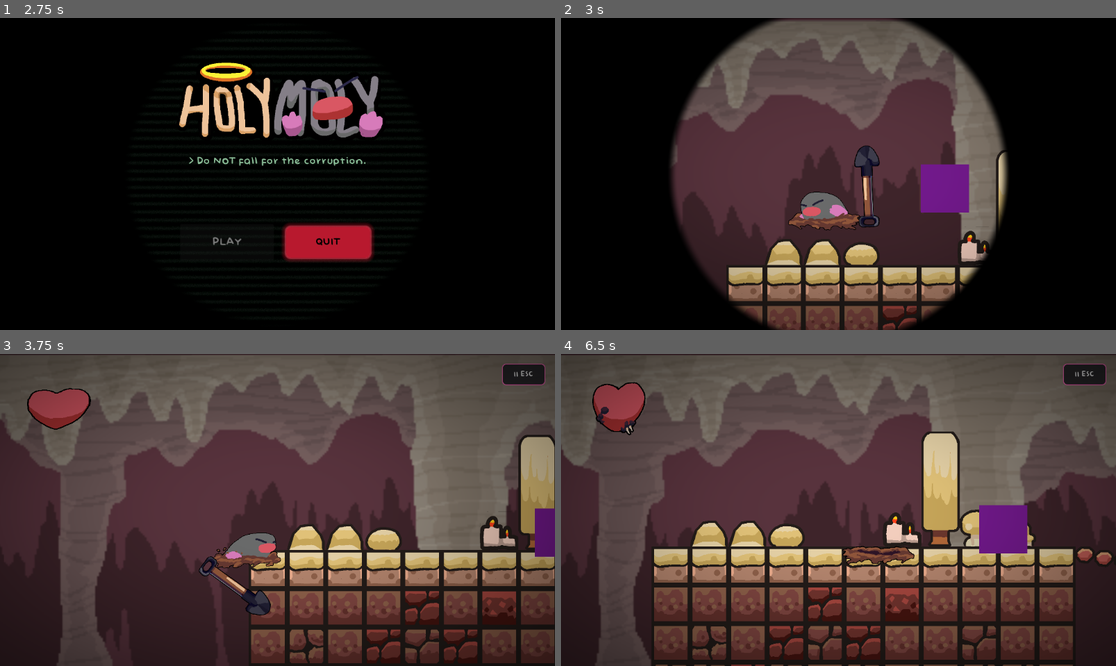
Above: before the commit, frames 1-4 (two rows, left to right).
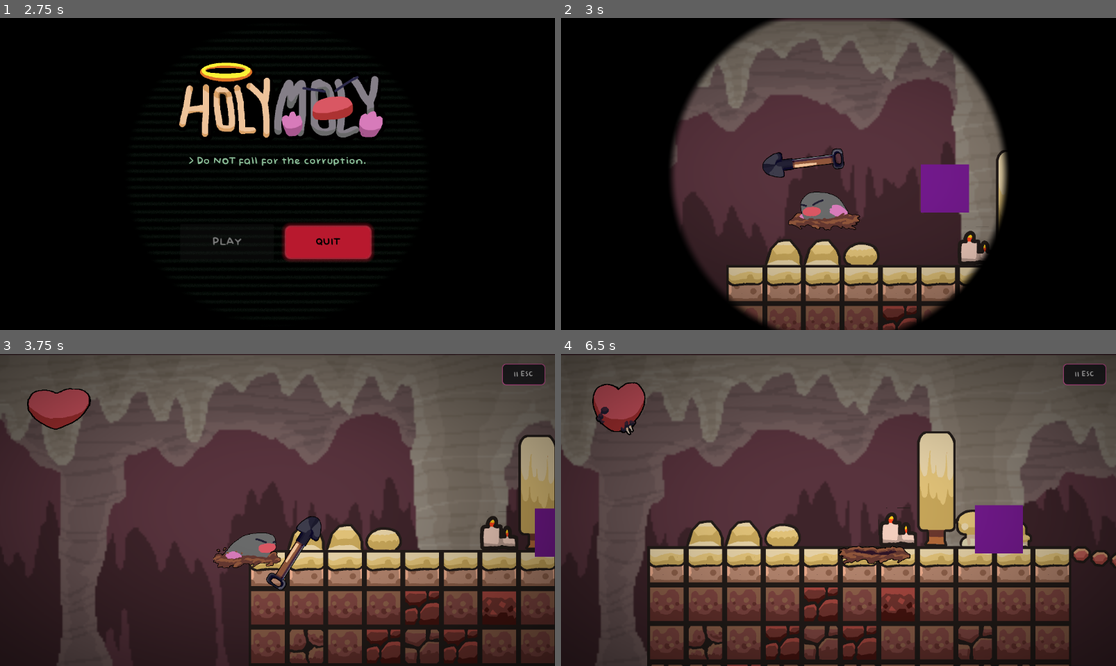
Above: after the commit, the same moments.

Repository: Geofoods/Holy-Moly
Game: Godot game, scene res://scenes/intro.tscn
Same seed, same stepped clock (60 frames per second), same inputs: the game is played once before the commit and once after it.
Inputs (mouse positions are in pixels of both pictures, inside the frame that each line leads up to):
- Up to frame 1 (2.75 s): tap Enter (ui_accept) at 0.5, 0.77, 1.52 s; move the mouse to (399, 158) at 0.52 s; hold Right (ui_right) 0.53-2 s; tap Alt at 0.6 s; click (399, 158) at 0.67 s; move the mouse to (166, 189) at 1.27 s; tap Shift at 1.35 s; click (166, 189) at 1.42 s; click "PLAY" at 2 s
- Up to frame 2 (3 s): move the mouse to (894, 105) at 2.77 s; hold Left (ui_left) from 2.78 s (still down); tap Alt at 2.85 s; click (894, 105) at 2.92 s
- Up to frame 3 (3.75 s): move the mouse to (249, 572) at 3.52 s; release Left (ui_left) at 3.53 s; hold Right (ui_right) from 3.53 s (still down); tap Alt at 3.6 s; click (249, 572) at 3.67 s
- Up to frame 4 (6.5 s): tap Enter (ui_accept) at 3.77, 4.52, 5.27 s; move the mouse to (1005, 556) at 4.27 s; tap Shift (dig_dash) at 4.35, 5.85 s; click (1005, 556) at 4.42 s; move the mouse to (672, 463) at 5.02 s; release Right (ui_right) at 5.03 s; hold Left (ui_left) 5.03-5.78 s; tap Alt at 5.1 s; click (672, 463) at 5.17 s; move the mouse to (866, 510) at 5.77 s; hold Right (ui_right) from 5.78 s (still down); click (866, 510) at 5.92 s

Frame 1 is identical in both runs. In frame 2, 1.2% of the frame differs, in the area x 36-58%, y 40-68%; in frame 3, 1.2%; in frame 4, 11%, in the area x 15-100%, y 24-100%.

Commit message:
screeen shake

Diff:
--- a/scenes/weapon.tscn
+++ b/scenes/weapon.tscn
@@ -21,3 +21,8 @@
 [node name="CollisionShape2D" type="CollisionShape2D" parent="Hitbox" unique_id=1614599316]
 position = Vector2(446, -195)
 shape = SubResource("CircleShape2D_uxn4k")
+
+[node name="Trail" type="Line2D" parent="."]
+z_index = -1
+width = 12.0
+default_color = Color(1, 1, 1, 0.6)
--- a/scripts/bullet.gd
+++ b/scripts/bullet.gd
@@ -17,7 +17,7 @@
 func _on_body_entered(body: Node) -> void:
 	if body.is_in_group("mole"):
 		if body.has_method("take_damage"):
-			body.take_damage(0.5, global_position, true)
+			body.take_damage(0.5, global_position, true, true)
 		queue_free()
 	elif body is StaticBody2D:
 		queue_free()
--- a/scripts/mole.gd
+++ b/scripts/mole.gd
@@ -202,7 +202,7 @@
 		mole_hole_instance.queue_free()
 		mole_hole_instance = null
 
-func take_damage(amount: float, source_position: Vector2 = Vector2.ZERO, has_source: bool = false) -> void:
+func take_damage(amount: float, source_position: Vector2 = Vector2.ZERO, has_source: bool = false, is_projectile: bool = false) -> void:
 	if invulnerable or health <= 0:
 		return
 	health -= amount
@@ -214,10 +214,33 @@
 		if knockback_direction == 0.0:
 			knockback_direction = -1.0 if $AnimatedSprite2D.flip_h else 1.0
 	velocity.x = knockback_direction * KNOCKBACK_X
+	if is_projectile:
+		screen_shake(22.0, 0.4)
+		hit_freeze(0.06)
+	else:
+		screen_shake(12.0, 0.3)
 	get_tree().create_timer(1.0).timeout.connect(_end_invulnerability)
 
 func _end_invulnerability() -> void:
 	invulnerable = false
+
+func hit_freeze(duration: float) -> void:
+	Engine.time_scale = 0.05
+	await get_tree().create_timer(duration * 0.05).timeout
+	Engine.time_scale = 1.0
+
+func screen_shake(intensity: float, duration: float) -> void:
+	var camera := get_node_or_null("Camera2D")
+	if not camera:
+		return
+	var tween := create_tween()
+	var steps := 8
+	var step_time := duration / steps
+	for i in steps:
+		var offset := Vector2(randf_range(-intensity, intensity), randf_range(-intensity, intensity))
+		intensity *= 0.8
+		tween.tween_property(camera, "offset", offset, step_time).set_trans(Tween.TRANS_SINE)
+	tween.tween_property(camera, "offset", Vector2.ZERO, step_time).set_trans(Tween.TRANS_SINE)
 
 func start_dig_dash() -> void:
 	is_digging = true
--- a/scripts/sword.gd
+++ b/scripts/sword.gd
@@ -2,13 +2,32 @@
 
 var is_swinging := false
 const SWING_ARC := 2.4
-const SWING_DURATION := 0.2
+const WINDUP_DURATION := 0.15
+const SWING_DURATION := 0.3
+const WINDUP_PULLBACK := 0.2
 var hit_enemies := []
+
+const TRAIL_LENGTH := 8
+var trail_points: Array[Vector2] = []
+var trail_widths: Array[float] = []
 
 @onready var hitbox: Area2D = $Hitbox
 @onready var sprite: Sprite2D = $Sprite2D
+@onready var trail: Line2D = $Trail
 
-func _process(_delta: float) -> void:
+func _ready() -> void:
+	trail.width = 12.0
+	trail.default_color = Color(1.0, 1.0, 1.0, 0.6)
+	trail.gradient = Gradient.new()
+	trail.gradient.set_color(0, Color(1.0, 1.0, 0.8, 0.8))
+	trail.gradient.set_color(1, Color(1.0, 1.0, 1.0, 0.0))
+	trail.width_curve = Curve.new()
+	trail.width_curve.add_point(Vector2(0.0, 1.0))
+	trail.width_curve.add_point(Vector2(1.0, 0.0))
+
+func _process(delta: float) -> void:
+	_update_trail()
+
 	if is_swinging:
 		return
 	var dir := (get_global_mouse_position() - global_position).normalized()
@@ -23,6 +42,24 @@
 		sprite.rotation_degrees = 45.0
 		hitbox.rotation_degrees = 45.0
 
+func _update_trail() -> void:
+	var tip_offset := 330.0
+	var tip_pos := global_position + Vector2(cos(global_rotation), sin(global_rotation)) * tip_offset
+
+	if is_swinging:
+		trail_points.push_front(tip_pos)
+		if trail_points.size() > TRAIL_LENGTH:
+			trail_points.resize(TRAIL_LENGTH)
+	else:
+		if trail_points.size() > 0:
+			trail_points.pop_back()
+
+	trail.global_rotation = 0.0
+	trail.global_position = Vector2.ZERO
+	trail.clear_points()
+	for point in trail_points:
+		trail.add_point(point)
+
 func _unhandled_input(event: InputEvent) -> void:
 	if event is InputEventMouseButton and event.pressed and event.button_index == MOUSE_BUTTON_LEFT and not is_swinging:
 		swing()
@@ -31,6 +68,7 @@
 	is_swinging = true
 	hitbox.monitoring = true
 	hit_enemies = []
+	trail_points.clear()
 
 	hitbox.area_entered.connect(_on_hitbox_area_entered)
 
@@ -43,9 +81,12 @@
 		start_angle = aim + SWING_ARC / 2.0
 		end_angle = aim - SWING_ARC / 2.0
 
+	var windup_angle := start_angle - (end_angle - start_angle) * WINDUP_PULLBACK
 	rotation = start_angle
+
 	var tween := create_tween()
-	tween.tween_property(self, "rotation", end_angle, SWING_DURATION).set_ease(Tween.EASE_OUT).set_trans(Tween.TRANS_QUAD)
+	tween.tween_property(self, "rotation", windup_angle, WINDUP_DURATION).set_ease(Tween.EASE_OUT).set_trans(Tween.TRANS_SINE)
+	tween.tween_property(self, "rotation", end_angle, SWING_DURATION).set_ease(Tween.EASE_IN_OUT).set_trans(Tween.TRANS_CUBIC)
 	tween.tween_callback(_end_swing)
 
 func _end_swing() -> void:
